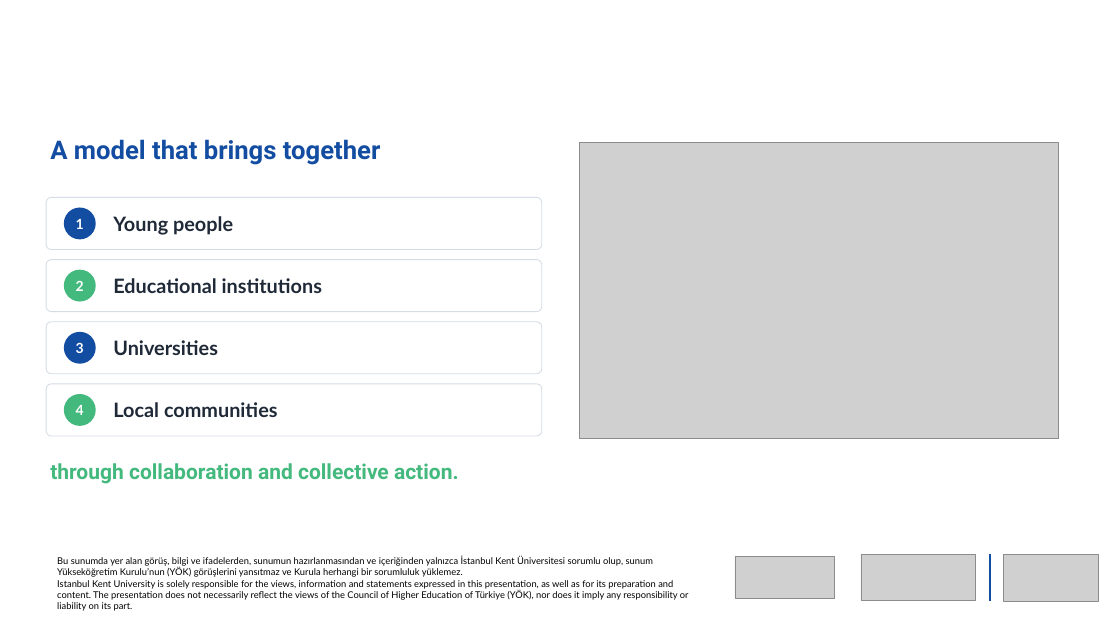
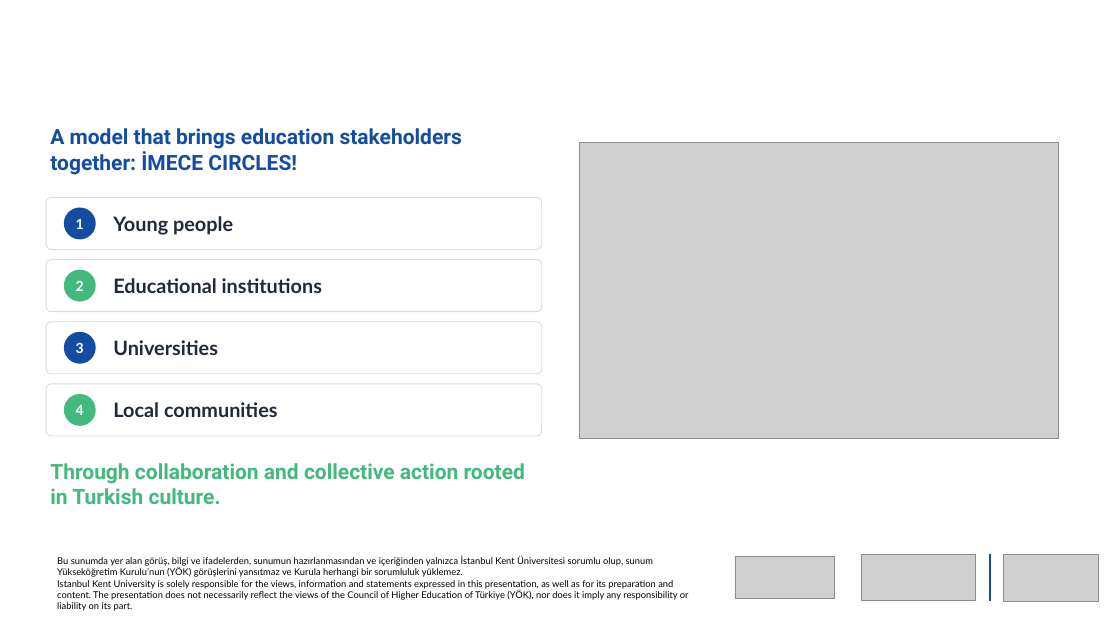
Before and after one commit to newtonsgrandson/cop-31-hayal-koksal, a slide deck: slide 4 of sunum/COP31_Climate_IMECE_Hayal_Koksal_EN.pptx. Drawn at 1120x630 pixels with LibreOffice and Linux fonts; fonts in the diff are those of the drawing; grey boxes stand for pictures; background and template pictures are left out. Boxes give left, top, right and bottom in pixels: in the first picture for what was removed or moved away, otherwise in the second. Text is boxed around its words. In the diff, an @@ line names an element or a change of style, - is before the commit and + after.

```diff
--- a/sunum/COP31_Climate_IMECE_Hayal_Koksal_EN.pptx
+++ b/sunum/COP31_Climate_IMECE_Hayal_Koksal_EN.pptx
@@ text "A model that brings education ..." at (x1=50, y1=128, x2=462, y2=175): vertical alignment top to middle @@
@@ text at (x1=50, y1=128, x2=462, y2=175): text changed; size 22 to 18 pt @@
-A model that brings together
+A model that brings education stakeholders together: İMECE CIRCLES!
@@ text at (x1=50, y1=463, x2=525, y2=504): text changed @@
-through collaboration and collective action.
+Through collaboration and collective action rooted in Turkish culture.
```
Also in this commit, not shown: 13 other slides changed, 27 other files.
